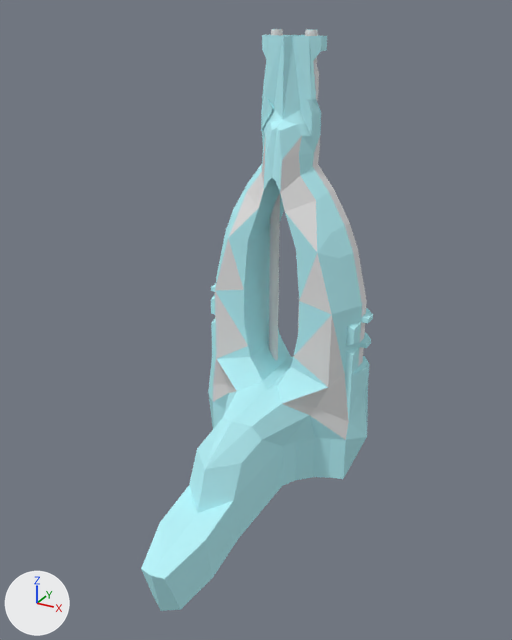
An edit to the Blender file blender_files/ruina_blends/gun.blend, drawn before and after from the same camera.
One viewpoint serves both versions: a 50 mm lens placed at (12.3, -18.2, 17.3), pointed at (0.8, 2.6, 6.9). The lights are fixed; the arrows at lower left show +X, +Y and +Z.

Names of what the first picture shows: 'ruina_magi_gun'.
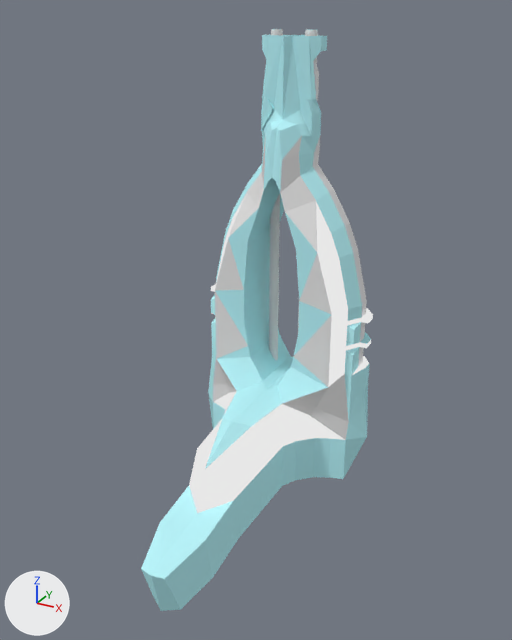
Edits to the bpy script that builds the scene:
```text
Add mat_grey:
    mat_grey = bpy.data.materials.new('grey')
    mat_grey.use_nodes = True; mat_grey.node_tree.nodes.clear()
    _N = mat_grey.node_tree.nodes; _L = mat_grey.node_tree.links
    n0 = _N.new('ShaderNodeOutputMaterial'); n0.name = 'Material Output'
    n1 = _N.new('ShaderNodeBackground'); n1.name = 'Background'
    _L.new(n1.outputs[0], n0.inputs[0])  # 'Background' to 'Surface'
Change me_c_shortstop:
    where me_c_shortstop.from_pydata(...)  # 495 vertices, 520 faces, 7 loose edges; spans x 0.0..4.0, y -3.4..8.0, z -2.5..16.6
    used by ob_ruina_magi_gun; location = (0.0, 0.0, 0.0)
    me_c_shortstop part 1: 34 of the faces centred in x 0.5..3.7, y 5.7..7.9, z 3.8..11.2 switch from mat_glow_inner (cyan #baf4fb) to mat_grey
    me_c_shortstop part 2: 7 of the faces centred in x 0.5..2.5, y 0.3..5.6, z 0.9..2.1 switch from mat_glow_inner (cyan #baf4fb) to mat_grey
    me_c_shortstop part 3: the 1 face centred in x 2.8, y 5.6, z 4.5 switches from mat_blue_test (white #e7e7e7) to mat_grey
```

Where the change shows, as pixel boxes (x1, y1, x2, y2) in the pictures (512 x 640 px):
part 1 of me_c_shortstop, recoloured (cyan to white): (211, 194, 373, 375) in both
part 2 of me_c_shortstop, recoloured (cyan to white): (189, 391, 345, 513) in both
part 3 of me_c_shortstop, recoloured: (328, 318, 345, 387) in both
